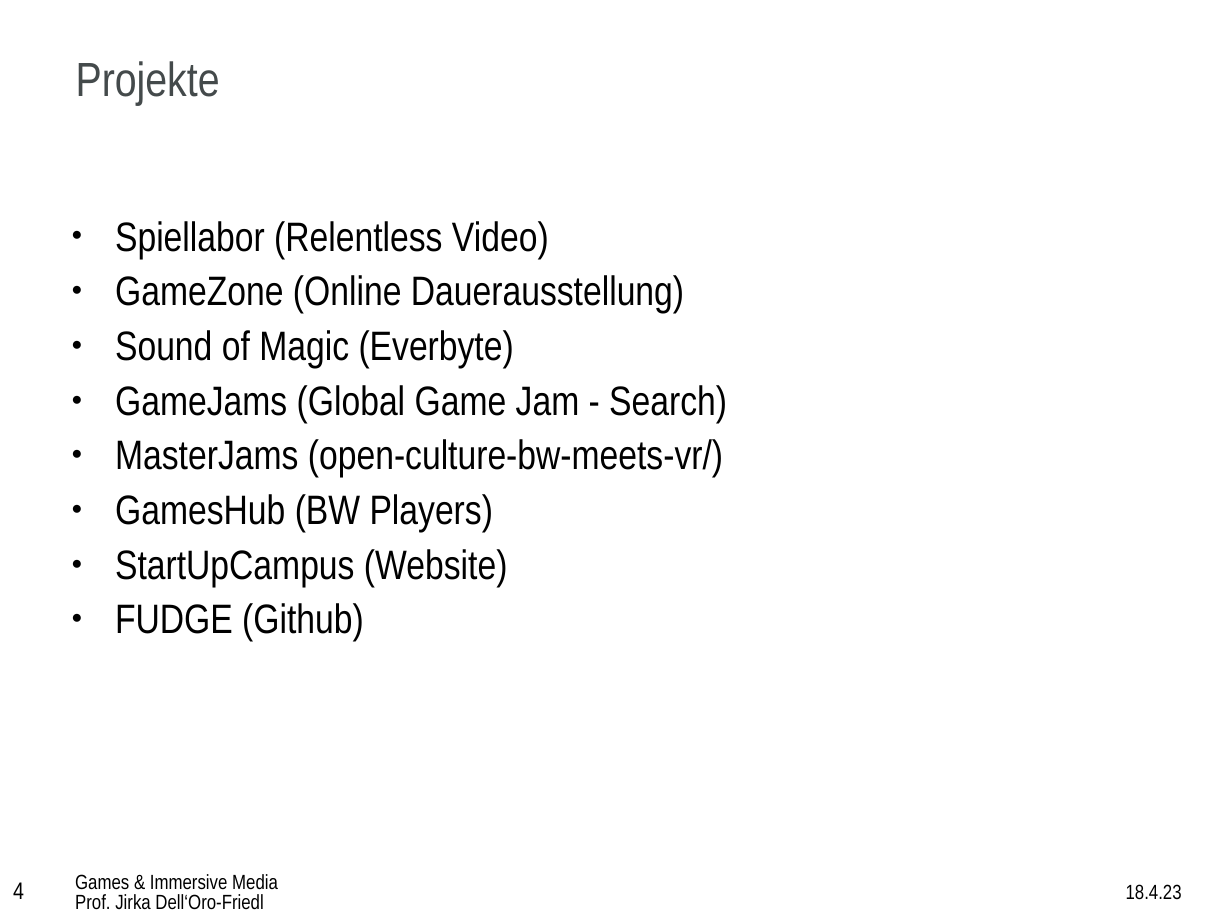
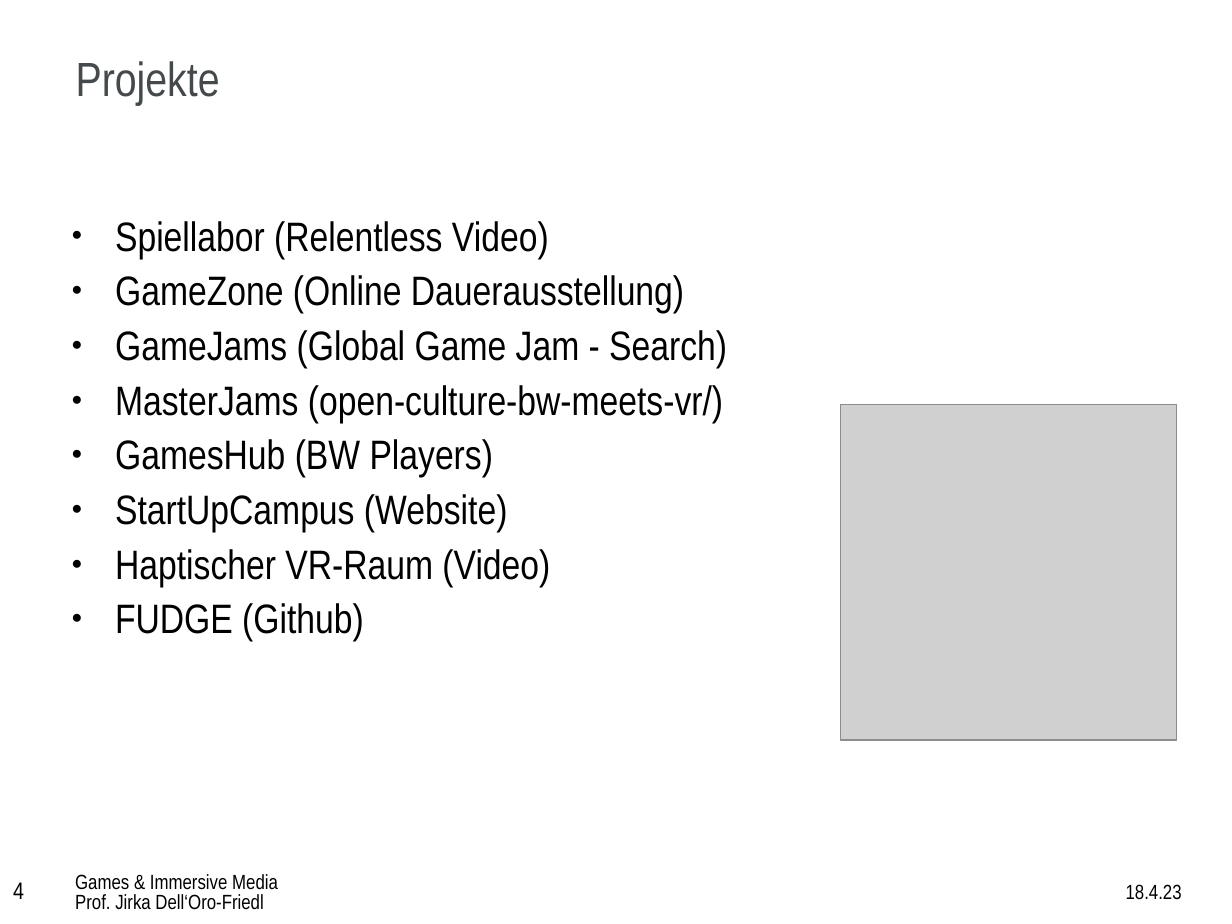
Before and after one commit to JirkaDellOro/JirkaDellOro.github.io, a slide deck: slide 4 of Prof/Vorträge/Games&ImmersiveMedia/Games&ImmersiveMedia.odp. Drawn at 1232x924 pixels with LibreOffice and Linux fonts; fonts in the diff are those of the drawing; grey boxes stand for pictures; background and template pictures are left out. Boxes give left, top, right and bottom in pixels: in the first picture for what was removed or moved away, otherwise in the second. Text is boxed around its words. In the diff, an @@ line names an element or a change of style, - is before the commit and + after.

```diff
--- a/Prof/Vorträge/Games&ImmersiveMedia/Games&ImmersiveMedia.odp
+++ b/Prof/Vorträge/Games&ImmersiveMedia/Games&ImmersiveMedia.odp
@@ text at bbox=[115, 330, 514, 368]: paragraph removed @@
-● Sound of Magic (Everbyte)
@@ picture added at bbox=[841, 404, 1177, 739] @@
@@ text at bbox=[115, 549, 550, 586]: paragraph added @@
+● Haptischer VR-Raum (Video)
```
Also in this commit, not shown: 4 other slides changed, 25 other files.
